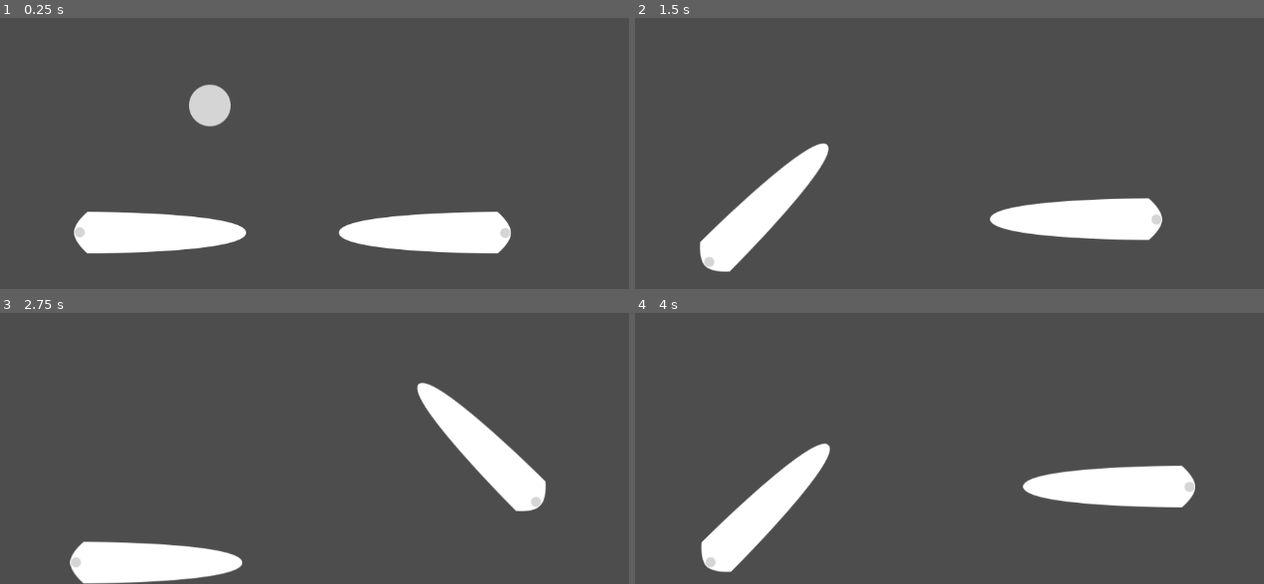
Above: before the commit, frames 1-4 (two rows, left to right).
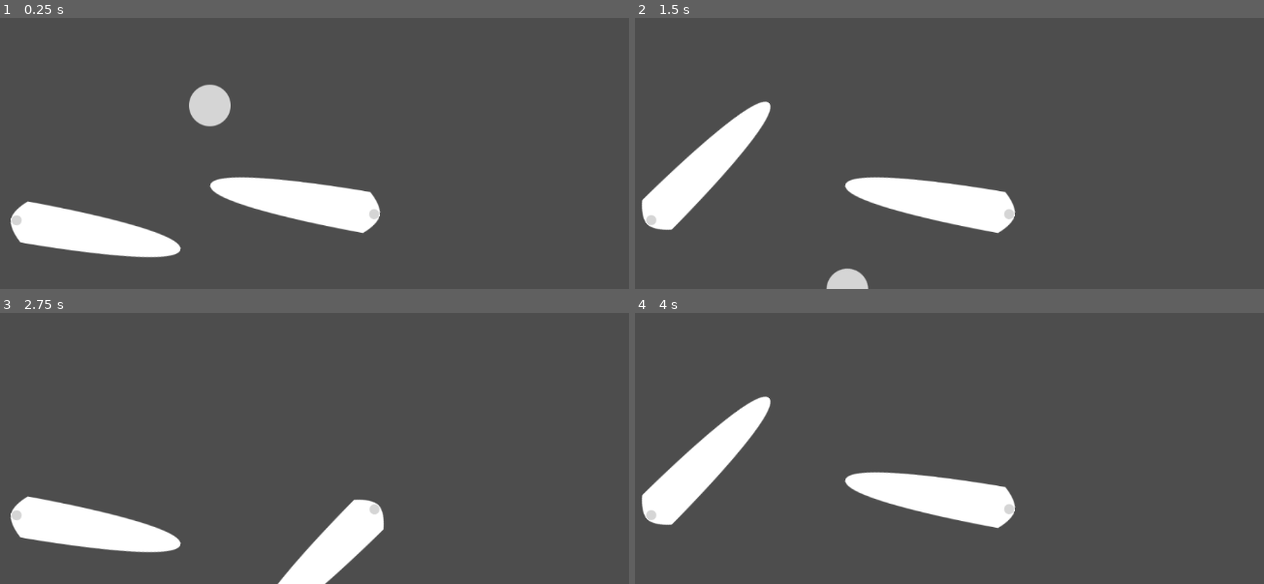
Above: after the commit, the same moments.

Repository: fivemoreminix/pinball
Game: Godot game, scene res://table.tscn
The game is run twice, just before and just after one commit, with the same random seed, the same clock (stepped at 60 frames per second) and the same inputs.
Inputs:
- Up to frame 1 (0.25 s): no input
- Up to frame 2 (1.5 s): hold Right (ui_right) 0.53-1.28 s; hold Left (ui_left) from 1.28 s (still down)
- Up to frame 3 (2.75 s): tap Enter at 2 s; release Left (ui_left) at 2.03 s; hold Right (ui_right) from 2.03 s (still down)
- Up to frame 4 (4 s): release Right (ui_right) at 3.53 s; hold Left (ui_left) from 3.53 s (still down)

The runs differ from the first frame. In frame 1, 10% of the frame differs, in the area x 1-82%, y 58-89%; in frame 2, 14%, in the area x 1-84%, y 30-100%; in frame 3, 12%; in frame 4, 14%.

Commit message:
Changed paddles to characterbodies.

Diff:
--- a/paddle.gd
+++ b/paddle.gd
@@ -1,4 +1,5 @@
 extends RigidBody2D
+class_name test_paddle_phys
 
 @export var is_left: bool = true
 @export var start_rotation: float = 0.0
--- /dev/null
+++ b/paddle.tscn
@@ -0,0 +1,15 @@
+[gd_scene load_steps=3 format=3 uid="uid://fvcuay8js4eu"]
+
+[ext_resource type="Script" path="res://paddle_char.gd" id="1_phtyl"]
+[ext_resource type="Texture2D" uid="uid://dmydfo4vm3piy" path="res://paddle.png" id="1_ri31r"]
+
+[node name="Paddle" type="CharacterBody2D"]
+script = ExtResource("1_phtyl")
+
+[node name="Sprite2D" type="Sprite2D" parent="."]
+position = Vector2(120, 0)
+texture = ExtResource("1_ri31r")
+
+[node name="CollisionPolygon2D" type="CollisionPolygon2D" parent="."]
+position = Vector2(120, 0)
+polygon = PackedVector2Array(53, -24, 84, -20, 106, -15, 122, -9, 128, -3, 128, 3, 122, 9, 107, 15, 84, 20, 52, 24, -28, 30, -108, 32, -124, 13, -128, 0, -124, -13, -108, -31, -31, -30)
--- /dev/null
+++ b/paddle_char.gd
@@ -0,0 +1,43 @@
+extends CharacterBody2D
+class_name test_paddle_char
+
+
+@export var is_left        : bool = true
+@export var start_rotation : float = -10.0
+@export var stop_rotation  : float = 45.0
+@export var rotation_time  : float = 0.05
+@export var torque         : float = 100_000_000 # I have no idea what unit this is in
+
+var tween                  : Tween
+var actuate_rotation       : float
+var release_rotation       : float
+# Get the gravity from the project settings to be synced with RigidBody nodes.
+var gravity = ProjectSettings.get_setting("physics/2d/default_gravity")
+
+
+func _ready():
+	if is_left:
+		rotation         = deg_to_rad(-start_rotation)
+		actuate_rotation = deg_to_rad(-stop_rotation)
+	else:
+		rotation         = deg_to_rad( 180 - start_rotation )
+		actuate_rotation = deg_to_rad( 180 - stop_rotation )
+	release_rotation = rotation
+	tween = create_tween()
+
+func _input(event) -> void:
+	if event.is_action_pressed("ui_left" if is_left else "ui_right"):
+		actuate()
+
+	if event.is_action_released("ui_left" if is_left else "ui_right"):
+		release()
+
+
+func actuate() -> void:
+	tween = create_tween()
+	tween.tween_property(self, "rotation", actuate_rotation, rotation_time)
+
+
+func release() -> void:
+	tween = create_tween()
+	tween.tween_property(self, "rotation", release_rotation, rotation_time)
--- a/table.tscn
+++ b/table.tscn
@@ -1,8 +1,7 @@
-[gd_scene load_steps=5 format=3 uid="uid://bjbk4m68gmfxu"]
+[gd_scene load_steps=4 format=3 uid="uid://bjbk4m68gmfxu"]
 
-[ext_resource type="Texture2D" uid="uid://dmydfo4vm3piy" path="res://paddle.png" id="1_8iawv"]
-[ext_resource type="Script" path="res://paddle.gd" id="1_tftdp"]
 [ext_resource type="Texture2D" uid="uid://dluftvo7dadpt" path="res://ball.png" id="1_yemty"]
+[ext_resource type="PackedScene" uid="uid://fvcuay8js4eu" path="res://paddle.tscn" id="2_5m5w6"]
 
 [sub_resource type="CircleShape2D" id="CircleShape2D_da5dp"]
 radius = 32.0
@@ -18,35 +17,9 @@
 [node name="CollisionShape2D" type="CollisionShape2D" parent="Ball"]
 shape = SubResource("CircleShape2D_da5dp")
 
-[node name="PaddleL" type="RigidBody2D" parent="."]
-position = Vector2(271, 564)
-gravity_scale = 1.66533e-16
-continuous_cd = 2
-script = ExtResource("1_tftdp")
-stop_rotation = -45.0
+[node name="Paddle" parent="." instance=ExtResource("2_5m5w6")]
+position = Vector2(177, 546)
 
-[node name="Sprite2D" type="Sprite2D" parent="PaddleL"]
-position = Vector2(120, 0)
-texture = ExtResource("1_8iawv")
-
-[node name="CollisionShape2D" type="CollisionPolygon2D" parent="PaddleL"]
-position = Vector2(-8, 0)
-polygon = PackedVector2Array(0, 0, 20, 31, 132, 27, 194, 22, 223, 17, 243, 12, 252, 7, 255, 3, 256, 0, 255, -3, 251, -7, 242, -12, 222, -17, 191, -22, 132, -27, 68, -29, 20, -31)
-
-[node name="PaddleR" type="RigidBody2D" parent="."]
-position = Vector2(905, 564)
-rotation = -3.14159
-gravity_scale = 1.66533e-16
-continuous_cd = 1
-script = ExtResource("1_tftdp")
+[node name="Paddle2" parent="." instance=ExtResource("2_5m5w6")]
+position = Vector2(710, 536)
 is_left = false
-start_rotation = -180.0
-stop_rotation = -135.0
-
-[node name="Sprite2D" type="Sprite2D" parent="PaddleR"]
-position = Vector2(120, 0)
-texture = ExtResource("1_8iawv")
-
-[node name="CollisionShape2D" type="CollisionPolygon2D" parent="PaddleR"]
-position = Vector2(-8, 0)
-polygon = PackedVector2Array(0, 0, 20, 31, 132, 27, 194, 22, 223, 17, 243, 12, 252, 7, 255, 3, 256, 0, 255, -3, 251, -7, 242, -12, 222, -17, 191, -22, 132, -27, 68, -29, 20, -31)
--- /dev/null
+++ b/test_paddle_phys.tscn
@@ -0,0 +1,19 @@
+[gd_scene load_steps=3 format=3 uid="uid://whccye1skuyd"]
+
+[ext_resource type="Script" path="res://paddle.gd" id="1_uc4qx"]
+[ext_resource type="Texture2D" uid="uid://dmydfo4vm3piy" path="res://paddle.png" id="2_dssrc"]
+
+[node name="PaddleL" type="RigidBody2D"]
+position = Vector2(271, 564)
+gravity_scale = 1.66533e-16
+continuous_cd = 2
+script = ExtResource("1_uc4qx")
+stop_rotation = -45.0
+
+[node name="Sprite2D" type="Sprite2D" parent="."]
+position = Vector2(120, 0)
+texture = ExtResource("2_dssrc")
+
+[node name="CollisionShape2D" type="CollisionPolygon2D" parent="."]
+position = Vector2(-8, 0)
+polygon = PackedVector2Array(0, 0, 20, 31, 132, 27, 194, 22, 223, 17, 243, 12, 252, 7, 255, 3, 256, 0, 255, -3, 251, -7, 242, -12, 222, -17, 191, -22, 132, -27, 68, -29, 20, -31)
